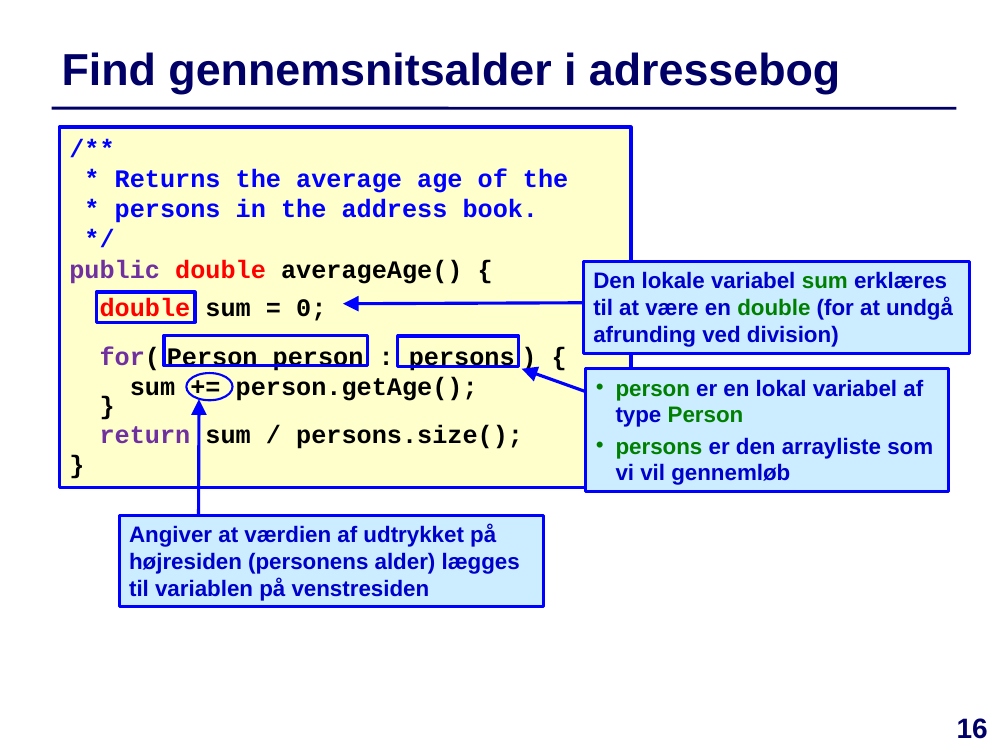
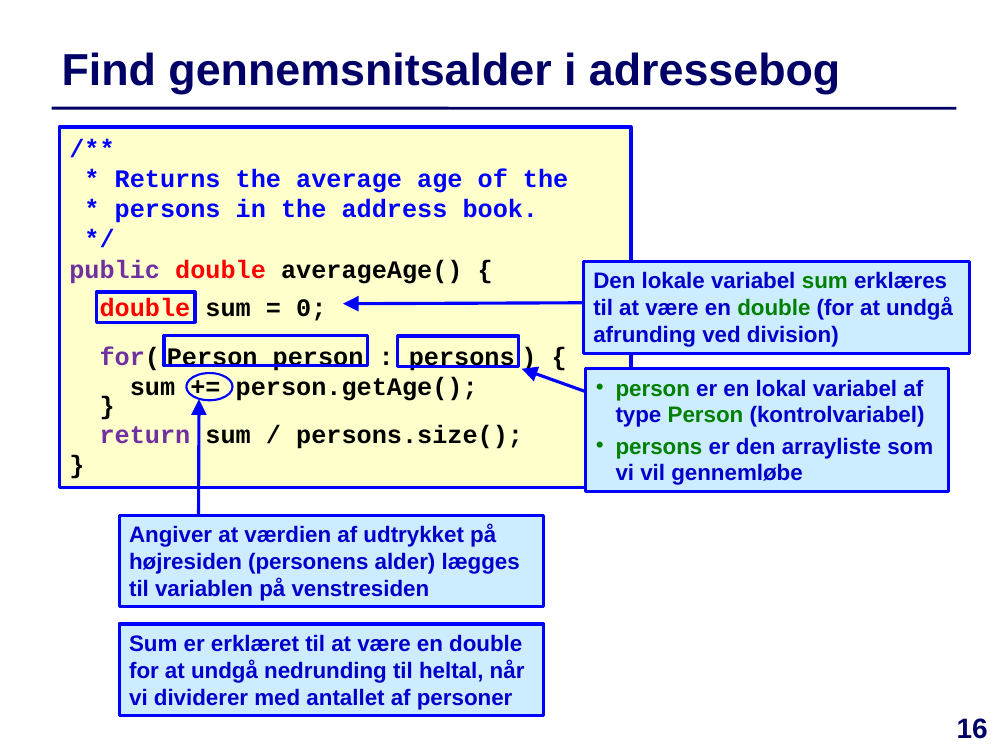
Before and after one commit to IntProgAU/Materiale, a slide deck: slide 16 of web/e23/uge_3a/Slides-Uge3-Mandag.pptx. Drawn at 1008x756 pixels with LibreOffice and Linux fonts; fonts in the diff are those of the drawing. Boxes give left, top, right and bottom in pixels: in the first picture for what was removed or moved away, otherwise in the second. Text is boxed around its words. In the diff, an @@ line names an element or a change of style, - is before the commit and + after.

```diff
--- a/web/e23/uge_3a/Slides-Uge3-Mandag.pptx
+++ b/web/e23/uge_3a/Slides-Uge3-Mandag.pptx
@@ text in rectangle at (616, 379, 933, 485): text changed @@
-• person er en lokal variabel af type Person
-• persons er den arrayliste som vi vil gennemløb
+• person er en lokal variabel af type Person (kontrolvariabel)
+• persons er den arrayliste som vi vil gennemløbe
@@ rectangle added at (119, 624, 543, 716), fill #CCECFF, outline #0000FF 2.25 pt, 16 pt, text #0000CC, bold @@
+Sum er erklæret til at være en double for at undgå nedrunding til heltal, når vi dividerer med antallet af personer
```
Also in this commit, not shown: 4 other slides changed, 1 slide removed, 2 other files.
